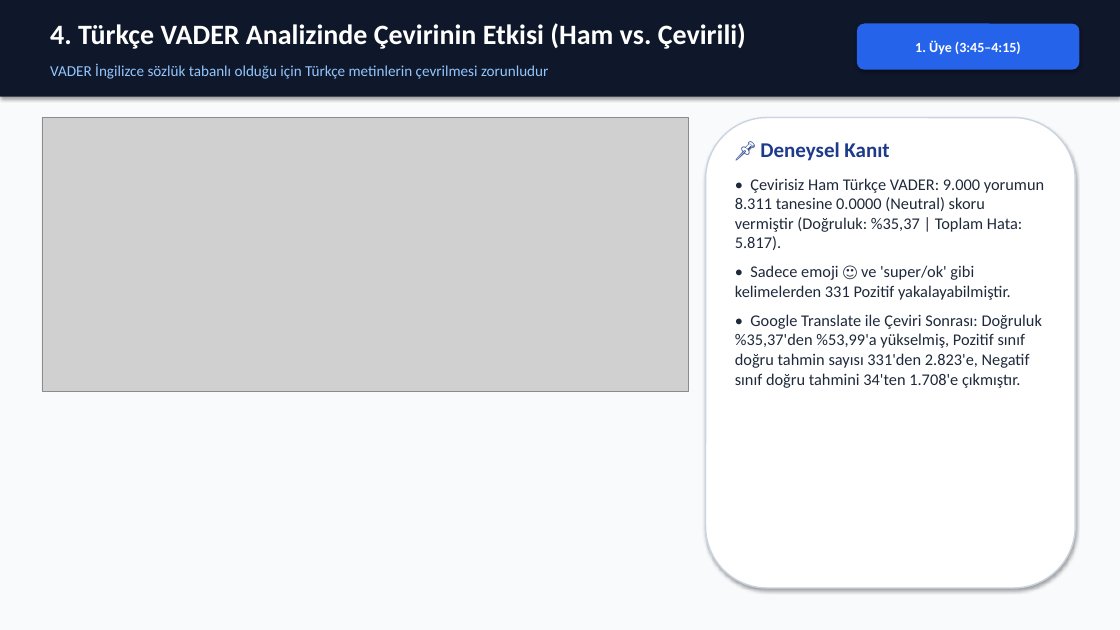
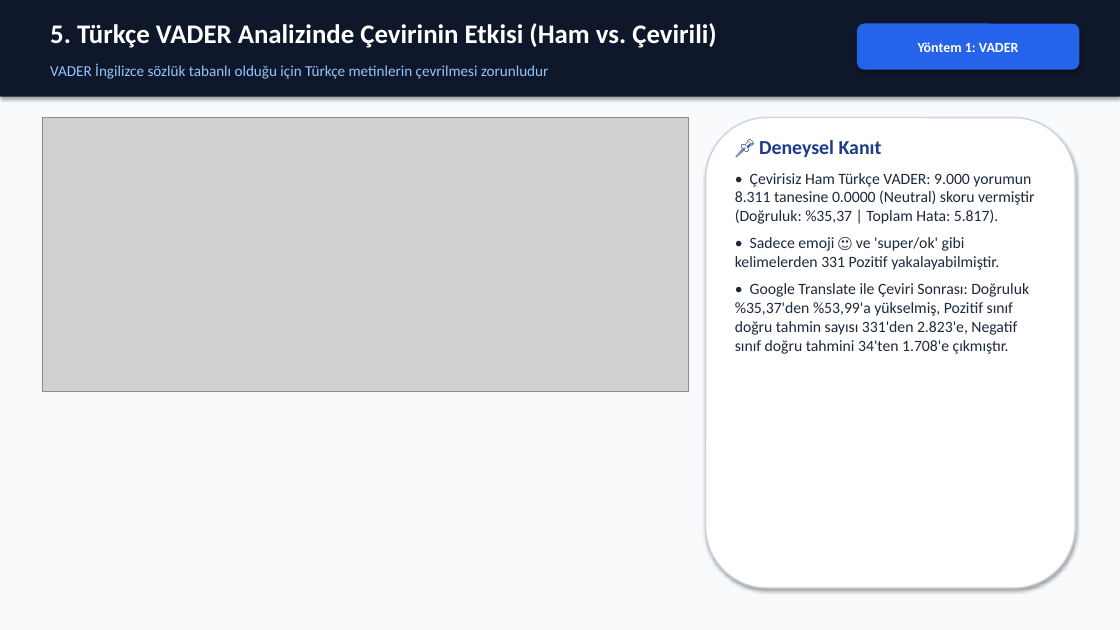
Before and after one commit to erenaksoyy/BIM448_Duygu_Analizi_Projesi, a slide deck: slide 6 of 4_Rapor_ve_Gorseller/BIM448_Proje_Sunumu.pptx (slide 5 before the commit). Drawn at 1120x630 pixels with LibreOffice and Linux fonts; fonts in the diff are those of the drawing; grey boxes stand for pictures. Boxes give left, top, right and bottom in pixels: in the first picture for what was removed or moved away, otherwise in the second. Text is boxed around its words. In the diff, an @@ line names an element or a change of style, - is before the commit and + after.

Commit message:
docs: Remove duration labels from presentation and add theoretical explanations of VADER, BERT, and LLM

```diff
--- a/4_Rapor_ve_Gorseller/BIM448_Proje_Sunumu.pptx
+++ b/4_Rapor_ve_Gorseller/BIM448_Proje_Sunumu.pptx
@@ text at <box>50,23,716,48</box>: text changed; size 24 to 23 pt @@
-4. Türkçe VADER Analizinde Çevirinin Etkisi (Ham vs. Çevirili)
+5. Türkçe VADER Analizinde Çevirinin Etkisi (Ham vs. Çevirili)
@@ text in rounded rectangle at <box>918,42,1019,52</box>: text changed @@
-1. Üye (3:45–4:15)
+Yöntem 1: VADER
@@ text "📌 Deneysel Kanıt" at <box>735,140,1034,354</box>: size 18 to 17 pt in "📌 Deneysel Kanıt"; size 14 to 13.5 pt; less space between paragraphs @@
```
Also in this commit, not shown: 11 other slides changed, 3 slides added, 3 other files.
